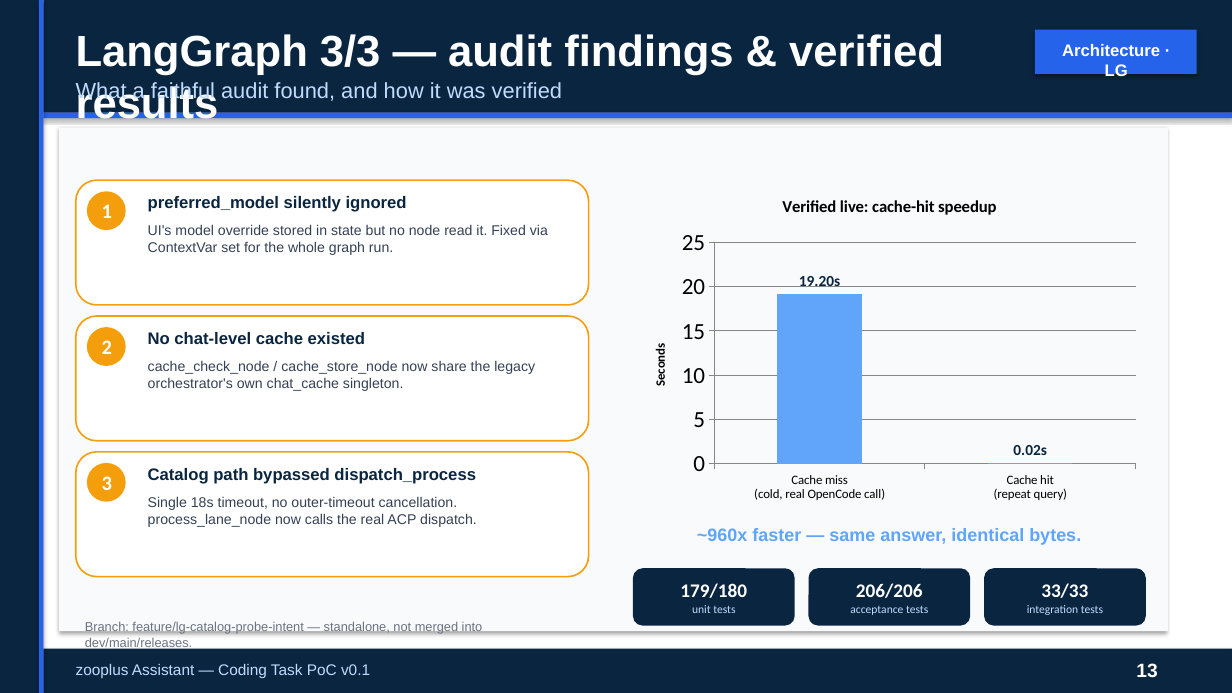
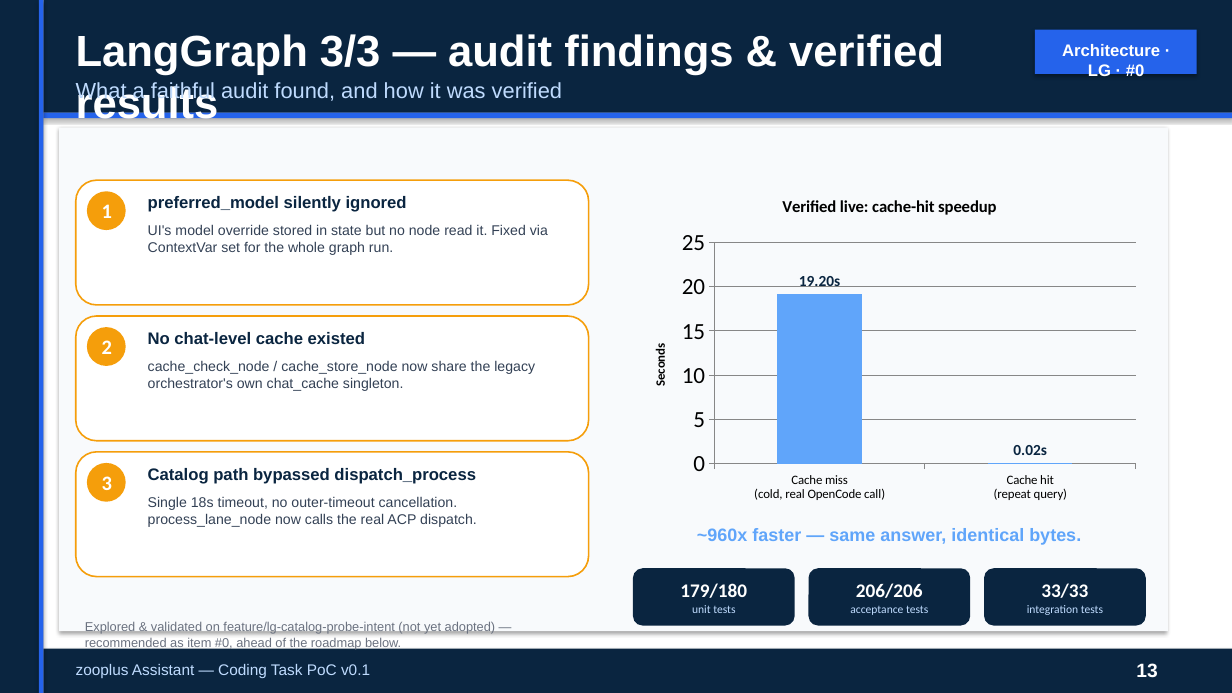
Before and after one commit to peluzzza/PoCAssistantZooplus, a slide deck: slide 13 of docs/deliverables/v0.1/zooplus-assistant-interview-15min-pro.pptx. Drawn at 1232x693 pixels with LibreOffice and Linux fonts; fonts in the diff are those of the drawing. Boxes give left, top, right and bottom in pixels: in the first picture for what was removed or moved away, otherwise in the second. Text is boxed around its words. In the diff, an @@ line names an element or a change of style, - is before the commit and + after.

Commit message:
docs(ppt): fix LangGraph narrative coherence - bridge sentence into it, consistent tone with roadmap, concrete item-by-item impact instead of vague claim

```diff
--- a/docs/deliverables/v0.1/zooplus-assistant-interview-15min-pro.pptx
+++ b/docs/deliverables/v0.1/zooplus-assistant-interview-15min-pro.pptx
@@ text at (1062, 44, 1160, 80): text changed @@
-Architecture · LG
+Architecture · LG · #0
@@ text at (85, 621, 496, 650): text changed @@
-Branch: feature/lg-catalog-probe-intent — standalone, not merged into dev/main/releases.
+Explored & validated on feature/lg-catalog-probe-intent (not yet adopted) — recommended as item #0, ahead of the roadmap below.
```
Also in this commit, not shown: 4 other slides changed, 1 other file.
